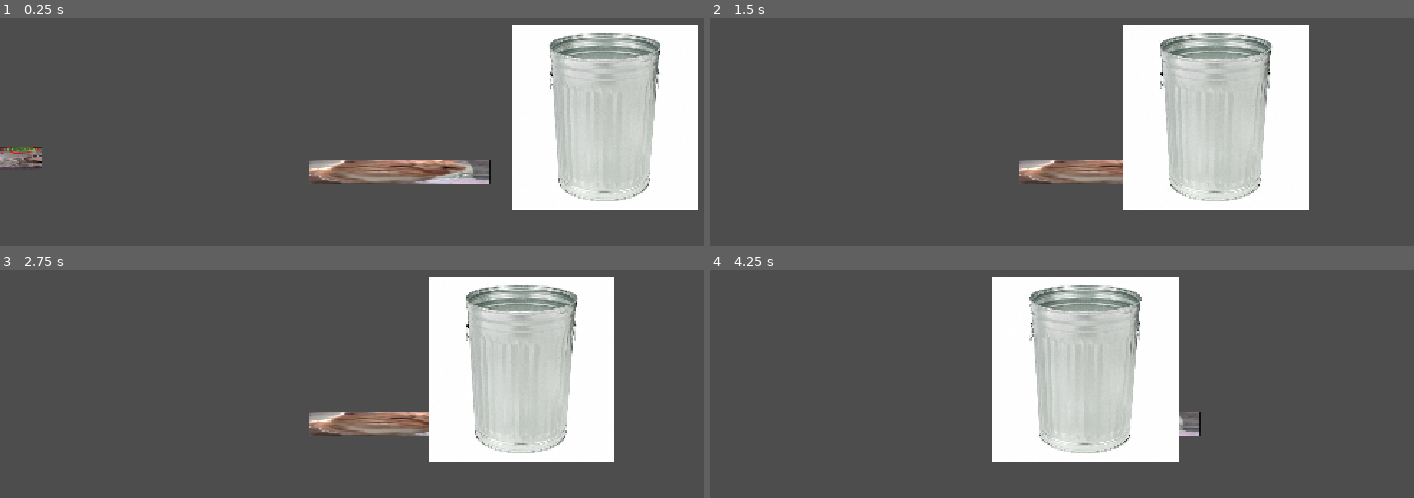
Above: before the commit, frames 1-4 (two rows, left to right).
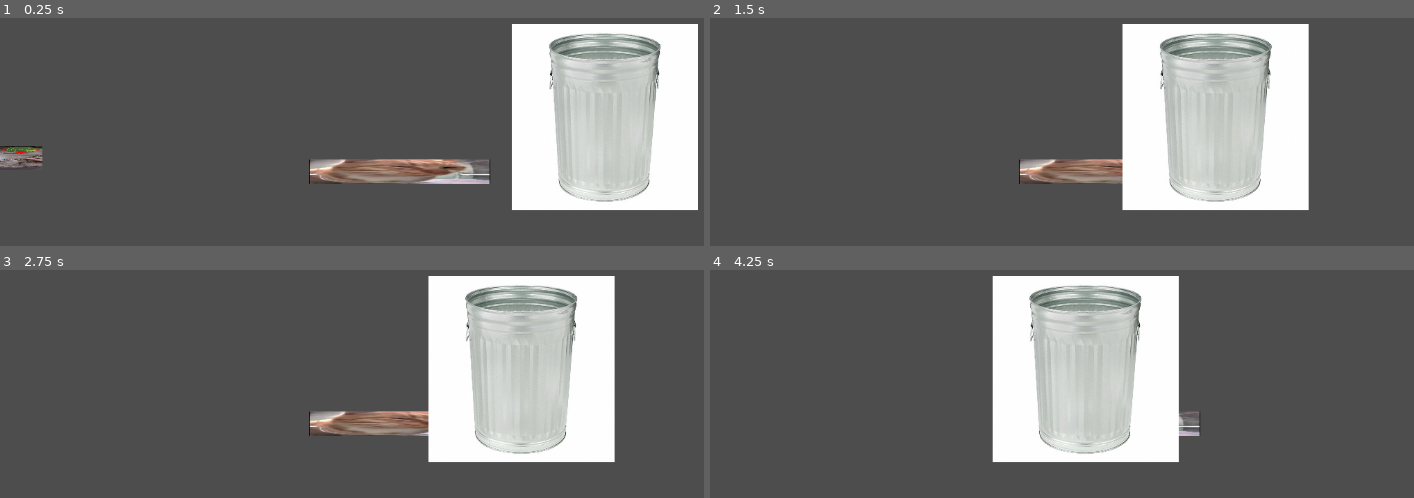
Above: after the commit, the same moments.

Repository: waffle-around/murphys-law
Game: Godot game, scene res://Main Scenes/test.tscn
The game is run twice, just before and just after one commit, with the same random seed, the same clock (stepped at 60 frames per second) and the same inputs.
Inputs:
- Up to frame 1 (0.25 s): no input
- Up to frame 2 (1.5 s): tap Enter (ui_accept) at 0.5, 0.77 s; hold X (Activate Aura) 0.53-1.28 s; hold Right (ui_right) from 0.53 s (still down); tap X (Activate Aura) at 1.35 s
- Up to frame 3 (2.75 s): tap Enter (ui_accept) at 1.52 s; release Right (ui_right) at 2.03 s; hold Left (ui_left) from 2.03 s (still down); hold X (Activate Aura) from 2.03 s (still down)
- Up to frame 4 (4.25 s): release Left (ui_left) at 2.78 s; release X (Activate Aura) at 2.78 s; hold Right (ui_right) from 2.78 s (still down); tap X (Activate Aura) at 2.85 s; tap Enter (ui_accept) at 3.02, 3.77 s; hold X (Activate Aura) from 3.53 s (still down)

The runs differ from the first frame. In frame 1, 1.3% of the frame differs, in the area x 0-100%, y 2-81%; in frame 2, 1.1%; in frame 3, 1.2%; in frame 4, 1.0%.
Error after the commit: Attempt to call function '_cause_misfortune' in base 'null instance' on a null instance. (res://scripts/reciever.gd:12)

Commit message:
preliminary changes

Diff:
--- /dev/null
+++ b/game objects/ui/UI.tscn
@@ -0,0 +1,9 @@
+[gd_scene format=3 uid="uid://esikm7vdyk4f"]
+
+[ext_resource type="Script" uid="uid://bsksof3t6y3r3" path="res://scripts/ui.gd" id="1_63wf1"]
+[ext_resource type="PackedScene" uid="uid://dnlxhlnkpaiwj" path="res://game objects/ui/hud.tscn" id="2_widb0"]
+
+[node name="UI" type="CanvasLayer" unique_id=1767477866]
+script = ExtResource("1_63wf1")
+
+[node name="HUD" parent="." unique_id=2106444686 instance=ExtResource("2_widb0")]
--- /dev/null
+++ b/game objects/ui/hud.tscn
@@ -0,0 +1,47 @@
+[gd_scene format=3 uid="uid://dnlxhlnkpaiwj"]
+
+[sub_resource type="LabelSettings" id="LabelSettings_wj7bd"]
+font_size = 24
+outline_size = 4
+outline_color = Color(0.011764706, 0.011764706, 0.011764706, 1)
+
+[sub_resource type="LabelSettings" id="LabelSettings_velac"]
+font_size = 24
+outline_size = 4
+outline_color = Color(0.011764706, 0.011764706, 0.011764706, 1)
+
+[node name="HUD" type="Control" unique_id=2106444686]
+layout_mode = 3
+anchors_preset = 15
+anchor_right = 1.0
+anchor_bottom = 1.0
+grow_horizontal = 2
+grow_vertical = 2
+
+[node name="MarginContainer" type="MarginContainer" parent="." unique_id=1675383388]
+layout_mode = 1
+anchors_preset = 15
+anchor_right = 1.0
+anchor_bottom = 1.0
+grow_horizontal = 2
+grow_vertical = 2
+theme_override_constants/margin_left = 32
+theme_override_constants/margin_top = 32
+theme_override_constants/margin_right = 32
+theme_override_constants/margin_bottom = 32
+
+[node name="score" type="Label" parent="MarginContainer" unique_id=444366152]
+unique_name_in_owner = true
+layout_mode = 2
+size_flags_horizontal = 0
+size_flags_vertical = 0
+text = "Misfortune caused: 0/10"
+label_settings = SubResource("LabelSettings_wj7bd")
+
+[node name="health" type="Label" parent="MarginContainer" unique_id=18478830]
+unique_name_in_owner = true
+layout_mode = 2
+size_flags_horizontal = 8
+size_flags_vertical = 0
+text = "Health: 3/3"
+label_settings = SubResource("LabelSettings_velac")
--- a/project.godot
+++ b/project.godot
@@ -17,7 +17,7 @@
 
 [display]
 
-window/stretch/mode="canvas_items"
+window/stretch/mode="viewport"
 window/stretch/aspect="expand"
 
 [input]
@@ -34,4 +34,5 @@
 
 [rendering]
 
+textures/canvas_textures/default_texture_filter=0
 rendering_device/driver.windows="d3d12"
--- a/scripts/enemy_test.gd
+++ b/scripts/enemy_test.gd
@@ -34,4 +34,4 @@
 
 func _on_area_2d_body_entered(body: Node2D) -> void:
 	if body == player_node:
-		get_tree().call_deferred("reload_current_scene")
+		get_node("../gameManager")._take_damage()
--- /dev/null
+++ b/scripts/gameManager.gd
@@ -0,0 +1,18 @@
+extends Node
+
+var counter: int = 0
+var health: int = 3
+
+@onready var ui = $UI
+
+func _cause_misfortune():
+	counter += 1
+	ui._update_score_label(counter)
+	if counter == 10:
+		get_tree().call_deferred("reload_current_scene")
+
+func _take_damage():
+	health -= 1
+	ui._update_health_label(health)
+	if health == 0:
+		get_tree().call_deferred("reload_current_scene")
--- a/scripts/player_test.gd
+++ b/scripts/player_test.gd
@@ -8,7 +8,6 @@
 func _unhandled_input(event: InputEvent) -> void:
 	if event.is_action_pressed("Activate Aura"): ## bound to x
 		action_pressed.emit(1.0) ## aura strength (not sure if we're gonna use this)
-		print ("emitting!")
 
 func _physics_process(delta: float) -> void:
 	# Add the gravity.
--- a/scripts/reciever.gd
+++ b/scripts/reciever.gd
@@ -9,4 +9,4 @@
 	# Check if the player is currently inside this Area2D
 	var player = get_node("../Player")
 	if overlaps_body(player):
-		print("misfortune occuring, strength: ", strength)
+		get_node("../gameManager")._cause_misfortune()
--- /dev/null
+++ b/scripts/ui.gd
@@ -0,0 +1,10 @@
+extends CanvasLayer
+
+@onready var score_label = %score
+@onready var health_label = %health
+
+func _update_score_label(newScore: int) -> void:
+	score_label.text = "Misfortune caused: " + str(newScore) + "/10"
+
+func _update_health_label(newHealth: int) -> void:
+	health_label.text = "Health: " + str(newHealth) + "/3"
Not shown, added: scripts/gameManager.gd.uid
Not shown, added: scripts/ui.gd.uid
